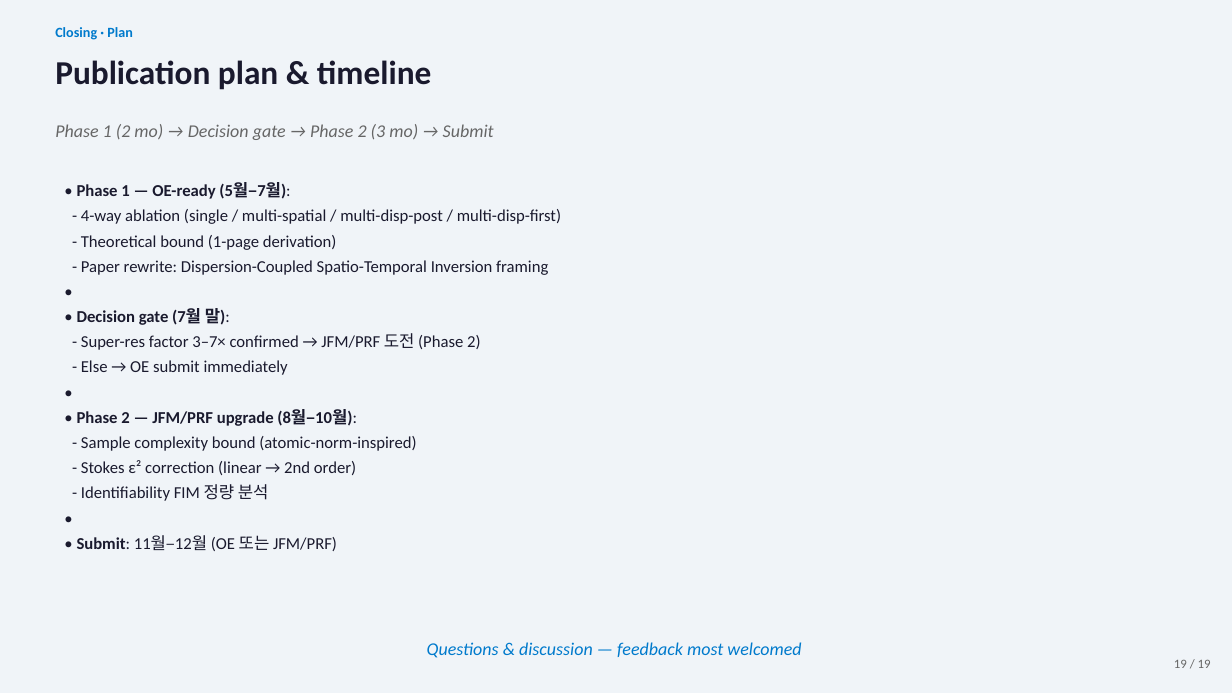
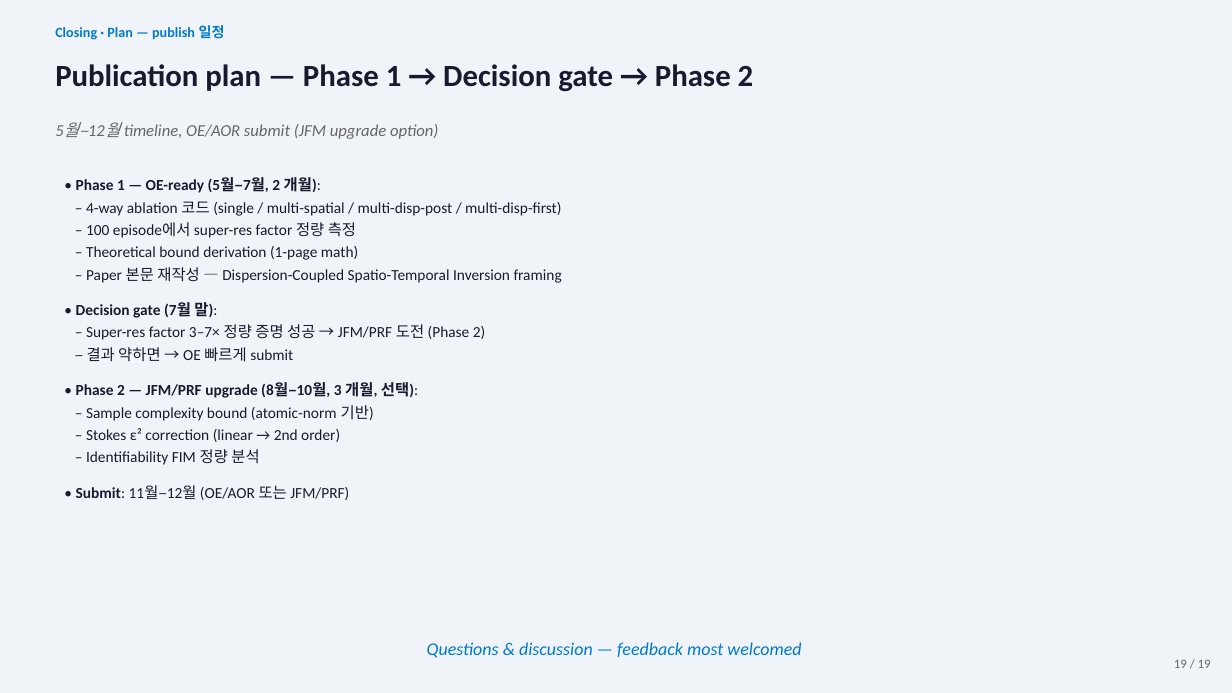
Before and after one commit to SAEYONGPARK94/wavesplat, a slide deck: slide 19 of wavesplat/docs/labmeeting_2026_05_13.pptx. Drawn at 1232x693 pixels with LibreOffice and Linux fonts; fonts in the diff are those of the drawing. Boxes give left, top, right and bottom in pixels: in the first picture for what was removed or moved away, otherwise in the second. Text is boxed around its words. In the diff, an @@ line names an element or a change of style, - is before the commit and + after.

```diff
--- a/wavesplat/docs/labmeeting_2026_05_13.pptx
+++ b/wavesplat/docs/labmeeting_2026_05_13.pptx
@@ text at (x1=55, y1=25, x2=225, y2=40): text changed @@
-Closing · Plan
+Closing · Plan — publish 일정
@@ text at (x1=55, y1=64, x2=754, y2=92): text changed; size 26 to 24 pt @@
-Publication plan & timeline
+Publication plan — Phase 1 → Decision gate → Phase 2
@@ text at (x1=124, y1=124, x2=438, y2=139): text changed; size 14 to 13 pt @@
-Phase 1 (2 mo) → Decision gate → Phase 2 (3 mo) → Submit
+5월–12월 timeline, OE/AOR submit (JFM upgrade option)
@@ text at (x1=76, y1=177, x2=562, y2=283): text changed; size 13 to 12 pt @@
-• Phase 1 — OE-ready (5월–7월):
-- 4-way ablation (single / multi-spatial / multi-disp-post / multi-disp-first)
-- Theoretical bound (1-page derivation)
-- Paper rewrite: Dispersion-Coupled Spatio-Temporal Inversion framing
-•
+• Phase 1 — OE-ready (5월–7월, 2 개월):
+– 4-way ablation 코드 (single / multi-spatial / multi-disp-post / multi-disp-first)
+– 100 episode에서 super-res factor 정량 측정
+– Theoretical bound derivation (1-page math)
+– Paper 본문 재작성 — Dispersion-Coupled Spatio-Temporal Inversion framing
@@ text at (x1=76, y1=324, x2=485, y2=500): text changed; size 13 to 12 pt @@
-- Super-res factor 3–7× confirmed → JFM/PRF 도전 (Phase 2)
-- Else → OE submit immediately
-•
-• Phase 2 — JFM/PRF upgrade (8월–10월):
-- Sample complexity bound (atomic-norm-inspired)
-- Stokes ε² correction (linear → 2nd order)
-- Identifiability FIM 정량 분석
-•
-• Submit: 11월–12월 (OE 또는 JFM/PRF)
+– Super-res factor 3–7× 정량 증명 성공 → JFM/PRF 도전 (Phase 2)
+– 결과 약하면 → OE 빠르게 submit
+• Phase 2 — JFM/PRF upgrade (8월–10월, 3 개월, 선택):
+– Sample complexity bound (atomic-norm 기반)
+– Stokes ε² correction (linear → 2nd order)
+– Identifiability FIM 정량 분석
+• Submit: 11월–12월 (OE/AOR 또는 JFM/PRF)
@@ text at (x1=76, y1=302, x2=217, y2=318): size 13 to 12 pt in "• Decision gate (7월 말):"; less space between paragraphs @@
```
Also in this commit, not shown: 24 other slides changed, 1 slide added, 1 slide removed, 2 other files.
